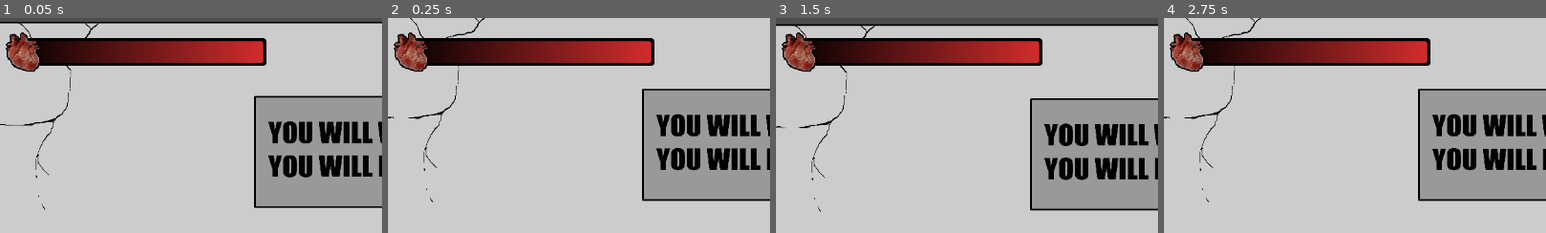
Above: before the commit, frames 1-4 (left to right).
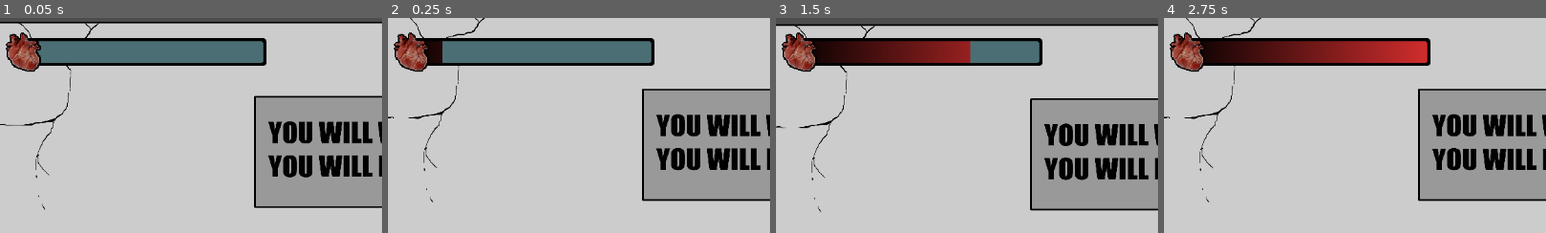
Above: after the commit, the same moments.

Repository: PH1LIPPUS/JoaoBorracha
Game: Godot game, scene res://Sceens/game.tscn
The game is run twice, just before and just after one commit, with the same random seed, the same clock (stepped at 60 frames per second) and the same inputs.
Inputs (mouse positions are % of the whole screen's width and height, from its top left):
- Up to frame 1 (0.05 s): no input
- Up to frame 2 (0.25 s): no input
- Up to frame 3 (1.5 s): move the mouse to (72, 45) at 0.52 s; hold E (pickup) 0.53-1.28 s; hold D (right) from 0.53 s (still down); tap Space (jump) at 0.77 s; move the mouse to (30, 55) at 1.27 s; tap Ctrl (precision_aim) at 1.35 s
- Up to frame 4 (2.75 s): tap Space (jump) at 1.52 s; move the mouse to (60, 28) at 2.02 s; release D (right) at 2.03 s; hold A (left) from 2.03 s (still down); hold Shift (run) from 2.03 s (still down)
The pictures show only the part of the screen within x 0-50%, y 0-50%; the shares and areas given below are measured in that part.

The runs differ from the first frame. In frame 1, 6.0% of the frame differs, in the area x 9-69%, y 10-21%; in frame 2, 5.6%; in frame 3, 1.9%; in frame 4, nothing differs.
Error after the commit: Parse Error: Expected indented block after "if" block. (res://Player/Barradevida.gd:15)

Commit message:
Mira Adding

Diff:
--- a/joaoborracha/Player/Barradevida.gd
+++ b/joaoborracha/Player/Barradevida.gd
@@ -13,11 +13,9 @@
 	vida_atual = clamp(vida_atual, 0, vida_maxima)
 
 	if vida_atual <= 0:
-		get_parent().die()
+9		get_parent().die()
 
 	update_barra()
 
-
-
 func update_barra():
 	barra_sprite.frame = vida_atual
Binary file added: joaoborracha/Resources/resources/sprites/Mira.aseprite
Binary file added: joaoborracha/Resources/resources/sprites/Mira.png
Binary file changed: joaoborracha/Resources/resources/sprites/bg/bg1.png
Binary file changed: joaoborracha/Resources/resources/sprites/ui/text/pause.png
Binary file changed: joaoborracha/Resources/resources/sprites/ui/text/skip.png
